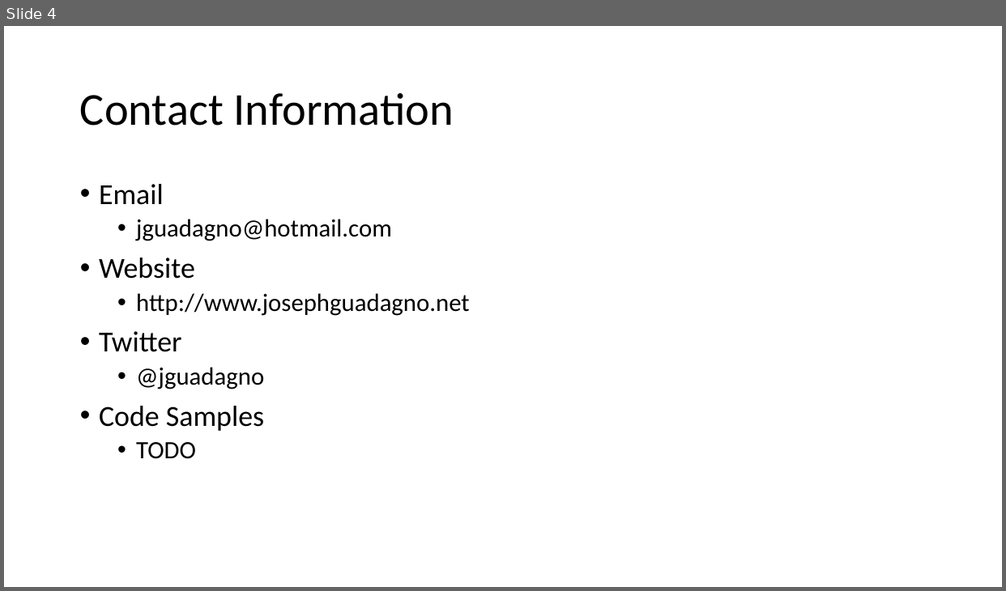
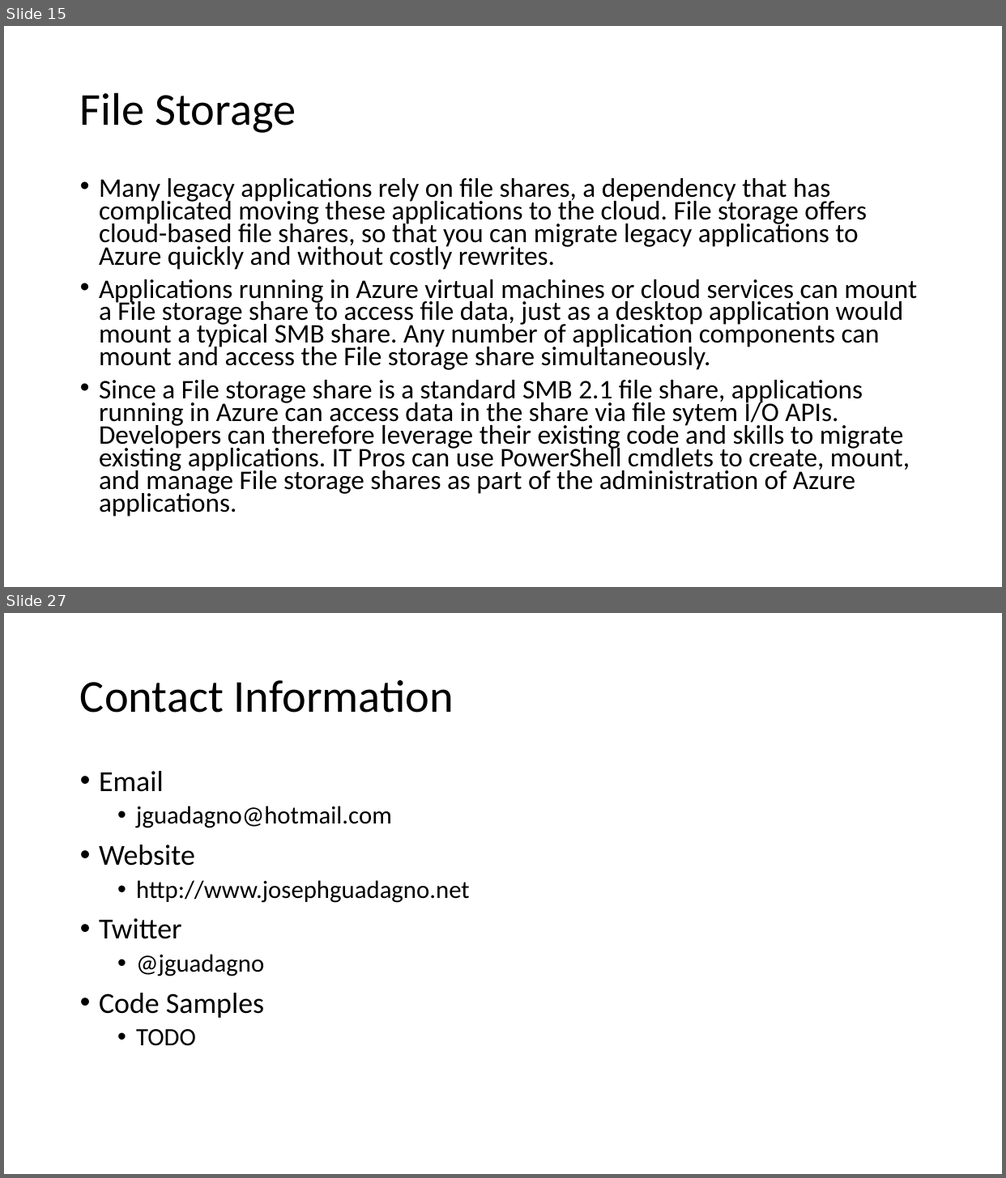
Before and after one commit to jguadagno/AzurePhotos, a slide deck: Azure Cloud Services.pptx. Shown one above the other, each under a label of ours: slide 4 before the commit, slides 15 and 27 after it; the slides between them are not shown. The pictures are 1006x591 and 1006x1178 pixels, drawn with LibreOffice and Linux fonts; fonts in the diff are those of the drawing. Boxes give left, top, right and bottom in pixels: in the first picture for what was removed or moved away, otherwise in the second. Text is boxed around its words. In the diff, an @@ line names an element or a change of style, - is before the commit and + after.

Commit message:
Updated the PowerPoint

```diff
--- a/Azure Cloud Services.pptx
+++ b/Azure Cloud Services.pptx
@@ slide 15 added at (4,26,1002,587), background #FFFFFF @@
@@ title added at (80,92,296,133), 44 pt, text #000000 @@
+File Storage
@@ text added at (99,178,917,517), 25.9 pt, text #000000 @@
+• Many legacy applications rely on file shares, a dependency that has complicated moving these applications to the cloud. File storage offers cloud-based file shares, so that you can migrate legacy applications to Azure quickly and without costly rewrites.
+• Applications running in Azure virtual machines or cloud services can mount a File storage share to access file data, just as a desktop application would mount a typical SMB share. Any number of application components can mount and access the File storage share simultaneously.
+• Since a File storage share is a standard SMB 2.1 file share, applications running in Azure can access data in the share via file sytem I/O APIs. Developers can therefore leverage their existing code and skills to migrate existing applications. IT Pros can use PowerShell cmdlets to create, mount, and manage File storage shares as part of the administration of Azure applications.
@@ what was slide 4 is now slide 27 @@
```
Also in this commit, not shown: 2 slides changed, 22 other slides added.
